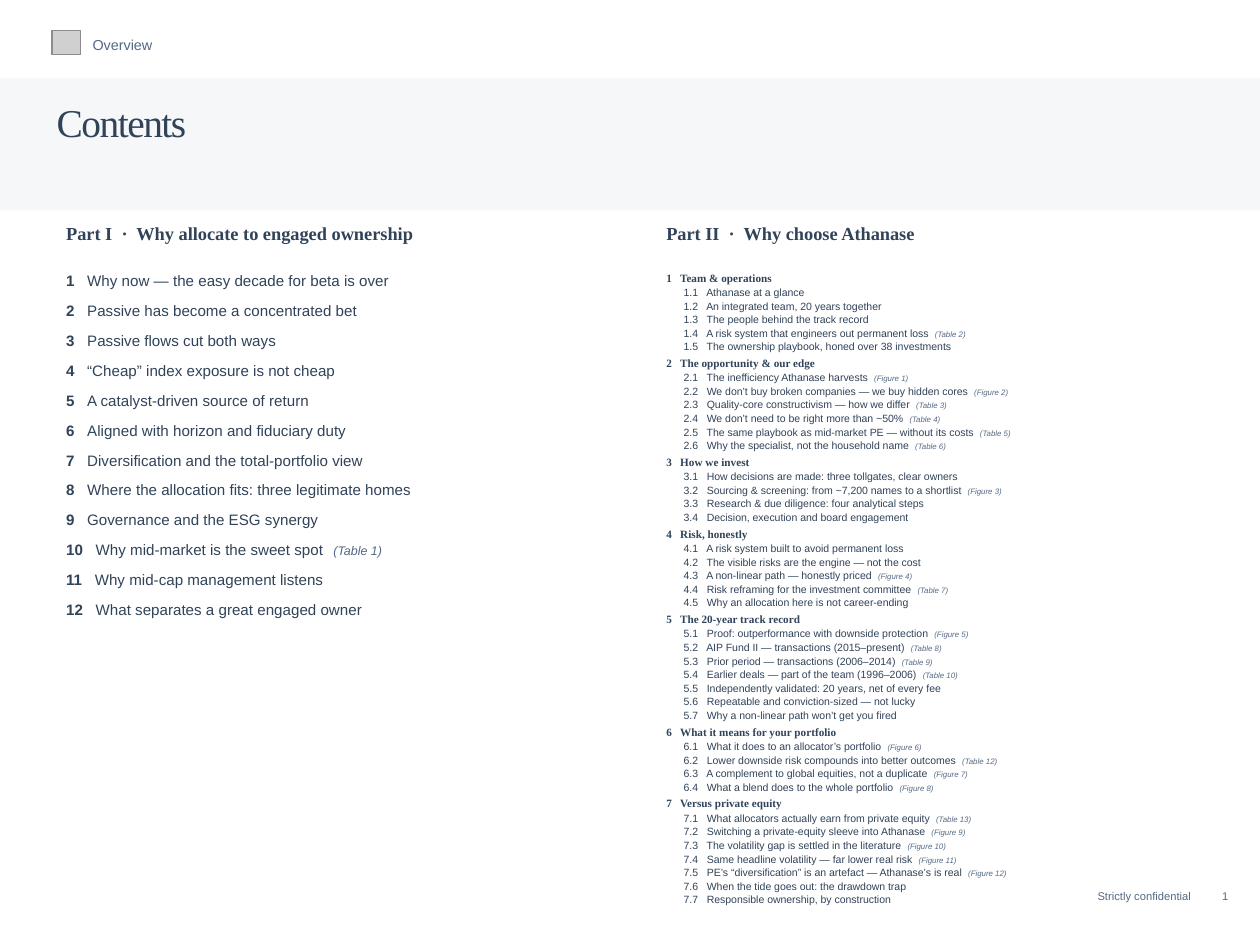
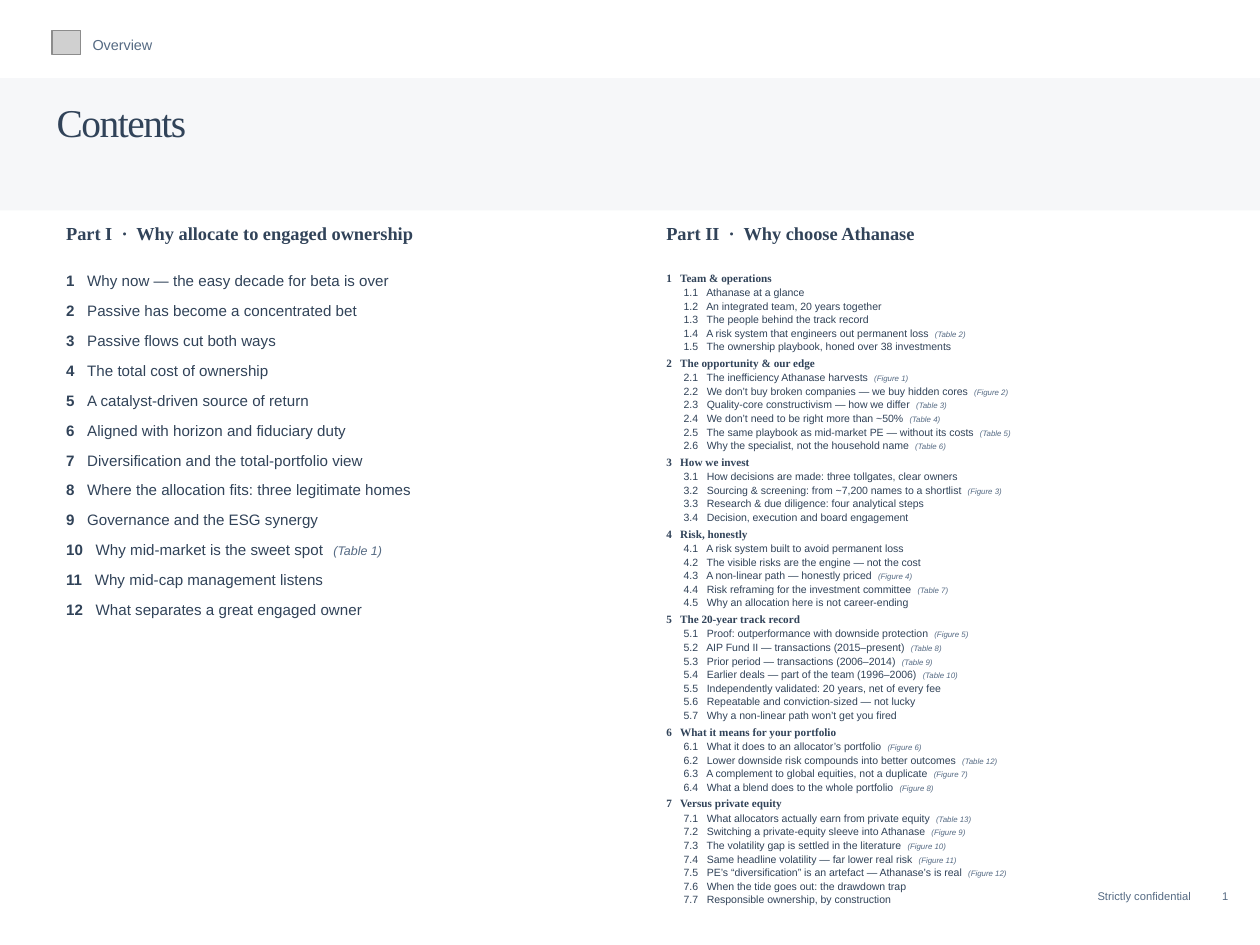
Before and after one commit to charette-lab/Claude, a slide deck: slide 2 of Athanase_Engaged_Ownership_Allocator_Deck.pptx. Drawn at 1260x945 pixels with LibreOffice and Linux fonts; fonts in the diff are those of the drawing; grey boxes stand for pictures. Boxes give left, top, right and bottom in pixels: in the first picture for what was removed or moved away, otherwise in the second. Text is boxed around its words. In the diff, an @@ line names an element or a change of style, - is before the commit and + after.

```diff
--- a/Athanase_Engaged_Ownership_Allocator_Deck.pptx
+++ b/Athanase_Engaged_Ownership_Allocator_Deck.pptx
@@ text at box(66, 365, 268, 379): text changed @@
-4 “Cheap” index exposure is not cheap
+4 The total cost of ownership
```
Also in this commit, not shown: 1 other slide changed, 1 other file.
